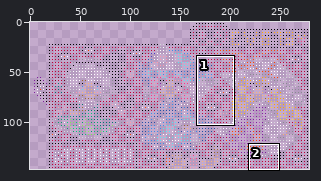
Sprite sheet: overlays/pcb.png. Above: a wide view before the commit, with the close-up outlined.
Close-up. As it was:
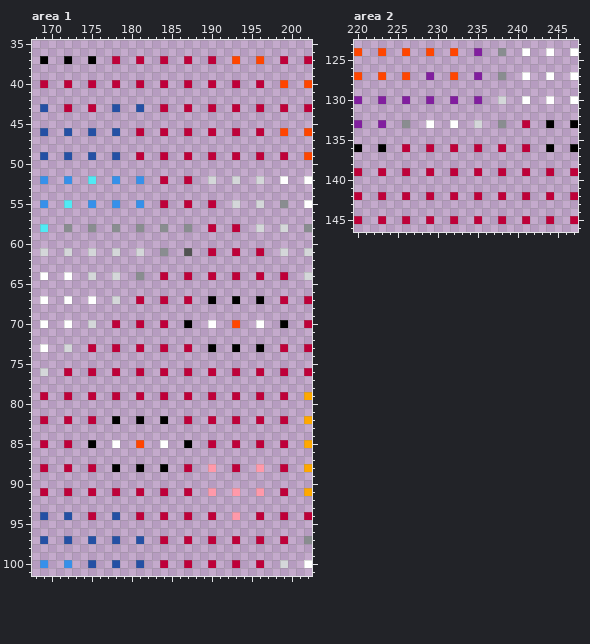
The file is 279x147 pixels. Shown: area 1: x 168..202, y 35..101; area 2: x 220..247, y 123..146. The commit also changed other parts of the picture, which this record leaves out.
After:
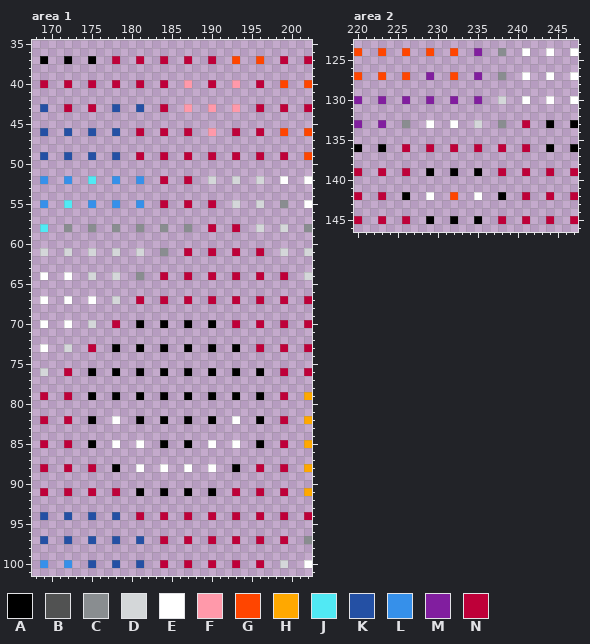
Palette (. is transparent): A #000000  B #515252  C #898d90  D #d4d7d9  E #ffffff  F #ff99aa  G #ff4500  H #ffa800  J #51e9f4  K #2450a4  L #3690ea  M #811e9f  N #be0039
Changes in this commit:
Changed rows in their new state; - is an unchanged pixel.
Area 1:
first column x 187:
 40 F-----F
 43 F--F--F
 46 ---F---
first column x 187:
 61 N
first column x 175:
 67 ---------------N--N--N---
 70 ------A--A-----A--N--N--N
 73 ---A--A--A--A--------N---
 76 A--A--A--A--A--A--A--A---
 79 A--A--A--A--A--A--A--A---
 82 A--E--------A--A--E--A---
 85 ------E--A-----E--E--A---
 88 ------E--E--E--E--A--N---
 91 ------A--A--A--A--N--N---
 94 K-----------------N------
Area 2:
first column x 226:
139 ---A--A--A---
142 A--E--G--E--A
145 ---A--A--A---
Pixel boxes of the changes (left, top, right, bottom) in both close-ups:
changed: (184, 80, 240, 136)
changed: (184, 248, 192, 256)
changed: (88, 296, 288, 520)
changed: (402, 168, 506, 224)
